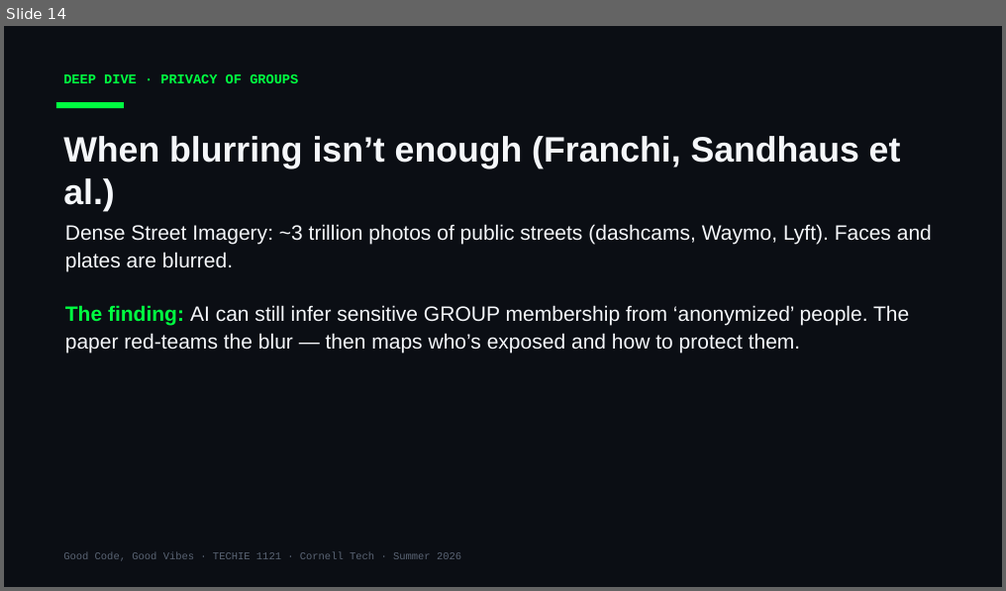
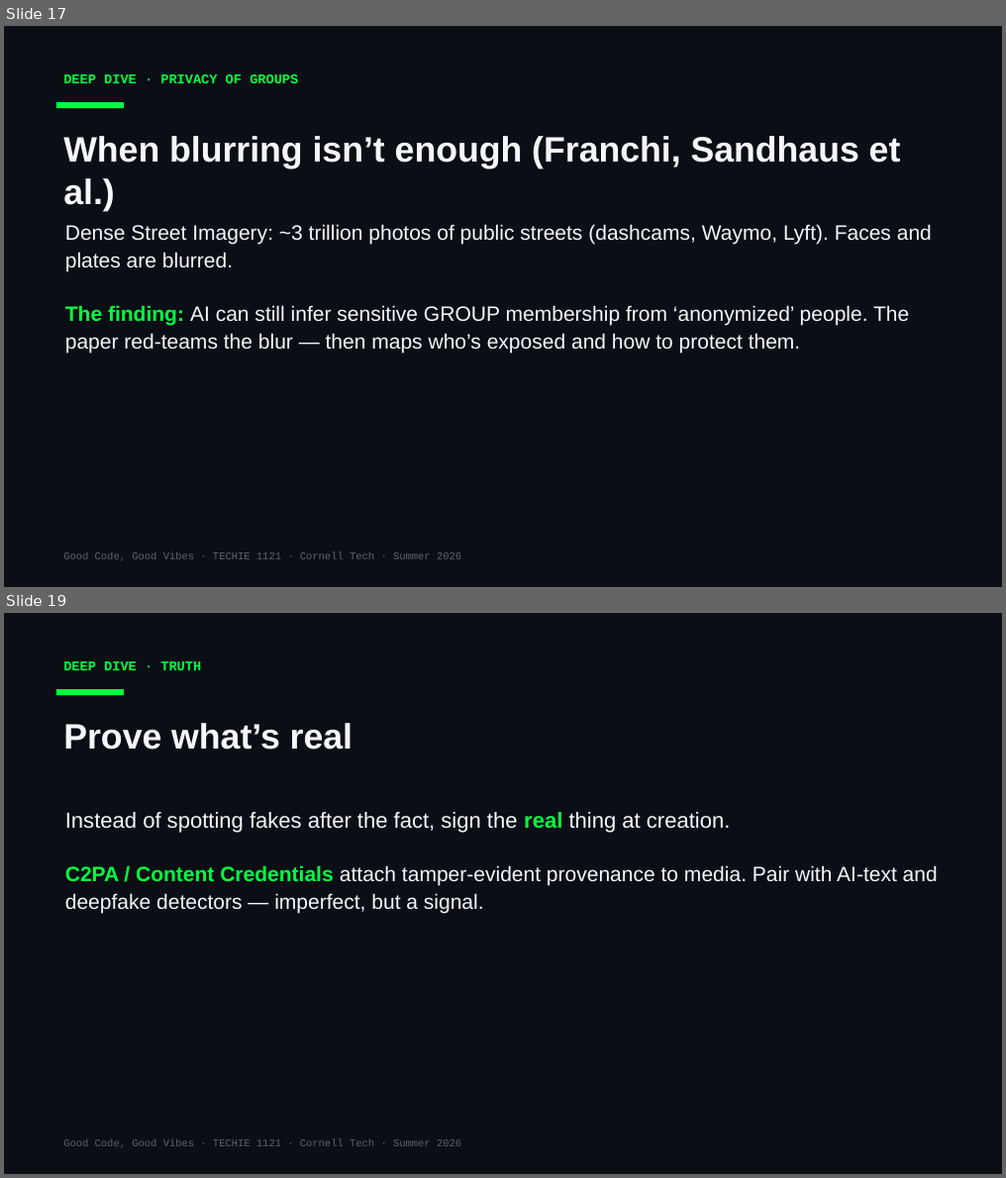
Before and after one commit to Cornell-Tech-Vibe-Coding-Summer-2026/website, a slide deck: slides/Week2-Wed-AI-Against-AI.pptx. Shown one above the other, each under a label of ours: slide 14 before the commit, slides 17 and 19 after it; the slides between them are not shown. The pictures are 1006x591 and 1006x1178 pixels, drawn with LibreOffice and Linux fonts; fonts in the diff are those of the drawing. Boxes give left, top, right and bottom in pixels: in the first picture for what was removed or moved away, otherwise in the second. Text is boxed around its words. In the diff, an @@ line names an element or a change of style, - is before the commit and + after.

```diff
--- a/slides/Week2-Wed-AI-Against-AI.pptx
+++ b/slides/Week2-Wed-AI-Against-AI.pptx
@@ slide 19 added at [4, 613, 1002, 1174], background #0B0E14 @@
@@ text added at [63, 662, 201, 670], 13 pt, text #00FF41, bold @@
+DEEP DIVE · TRUTH
@@ rectangle added at [56, 689, 124, 695], fill #00FF41 @@
@@ text added at [63, 723, 352, 750], 34 pt, text #F5F7FA, bold @@
+Prove what’s real
@@ text added at [65, 812, 938, 914], 20 pt, text #F5F7FA @@
+Instead of spotting fakes after the fact, sign the real thing at creation.
+C2PA / Content Credentials attach tamper-evident provenance to media. Pair with AI-text and deepfake detectors — imperfect, but a signal.
@@ text added at [63, 1140, 461, 1149], 10 pt, text #5A6474 @@
+Good Code, Good Vibes · TECHIE 1121 · Cornell Tech · Summer 2026
@@ what was slide 14 is now slide 17 @@
```
Also in this commit, not shown: 3 slides changed, 6 other slides added, 1 other file.
